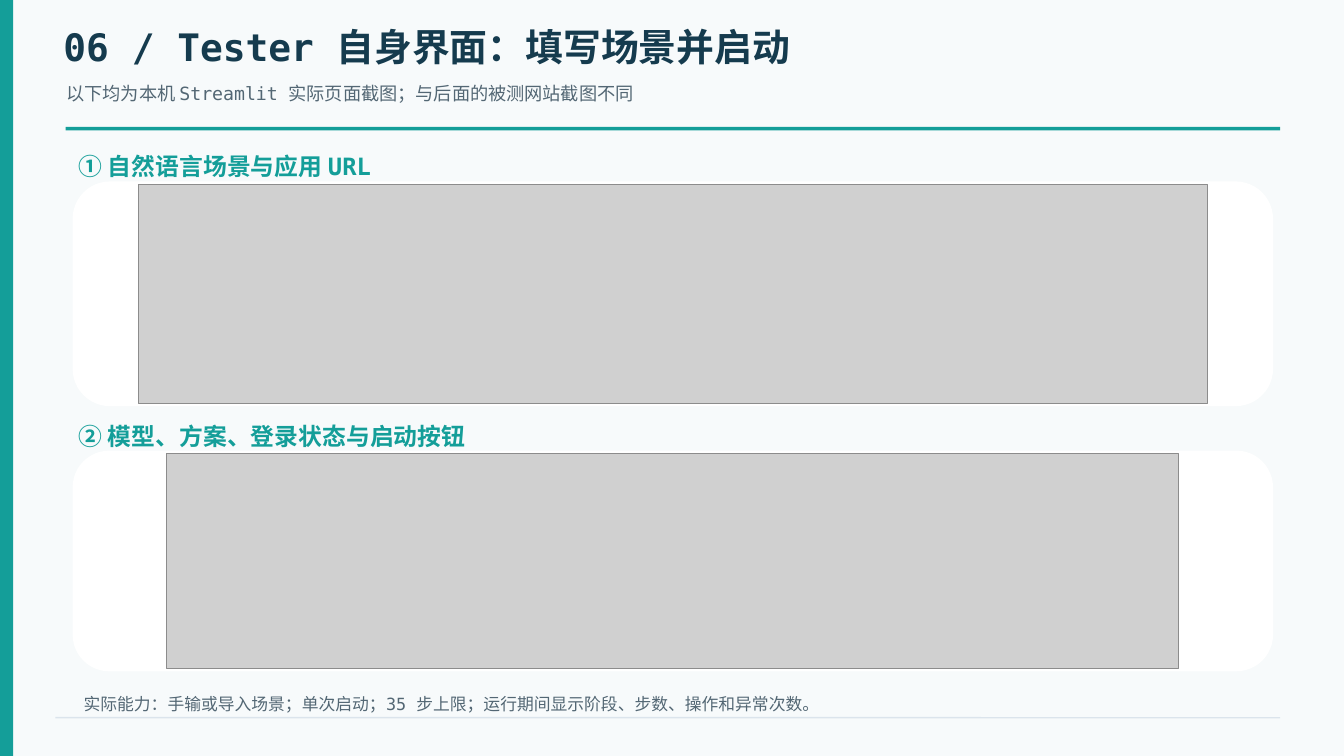
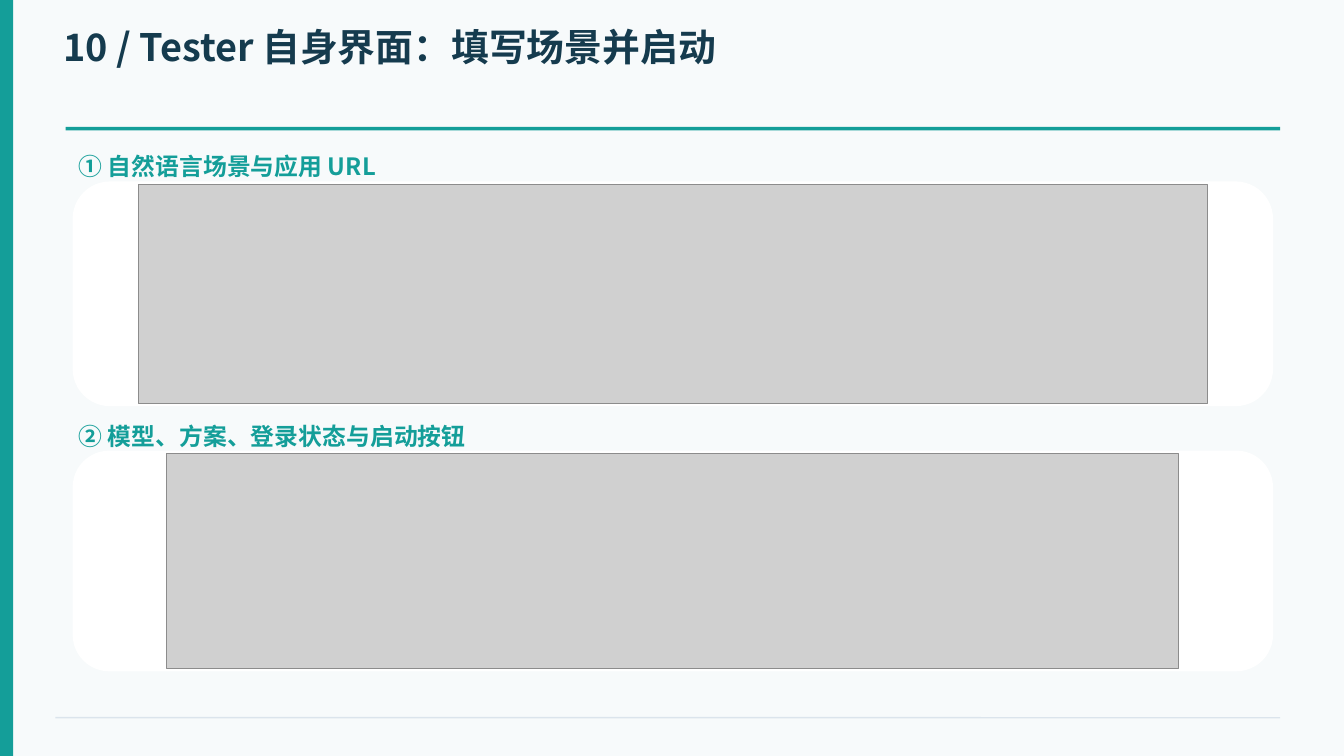
Before and after one commit to LockiYu/WebAppTester, a slide deck: slide 11 of 2-张诗豪组-中期汇报.pptx (slide 7 before the commit). Drawn at 1344x756 pixels with LibreOffice and Linux fonts; fonts in the diff are those of the drawing; grey boxes stand for pictures. Boxes give left, top, right and bottom in pixels: in the first picture for what was removed or moved away, otherwise in the second. Text is boxed around its words. In the diff, an @@ line names an element or a change of style, - is before the commit and + after.

```diff
--- a/2-张诗豪组-中期汇报.pptx
+++ b/2-张诗豪组-中期汇报.pptx
@@ text at <box>63,29,716,65</box>: text changed; font DejaVu Sans Mono to Noto Sans CJK SC @@
-06 / Tester 自身界面：填写场景并启动
+10 / Tester 自身界面：填写场景并启动
@@ text removed at <box>66,84,634,103</box> @@
-以下均为本机 Streamlit 实际页面截图；与后面的被测网站截图不同
@@ text "① 自然语言场景与应用 URL" at <box>79,154,376,177</box>: font DejaVu Sans Mono to Noto Sans CJK SC @@
@@ text removed at <box>84,696,819,713</box> @@
-实际能力：手输或导入场景；单次启动；35 步上限；运行期间显示阶段、步数、操作和异常次数。
```
Also in this commit, not shown: 16 other slides changed, 3 slides added, 1 slide removed.
